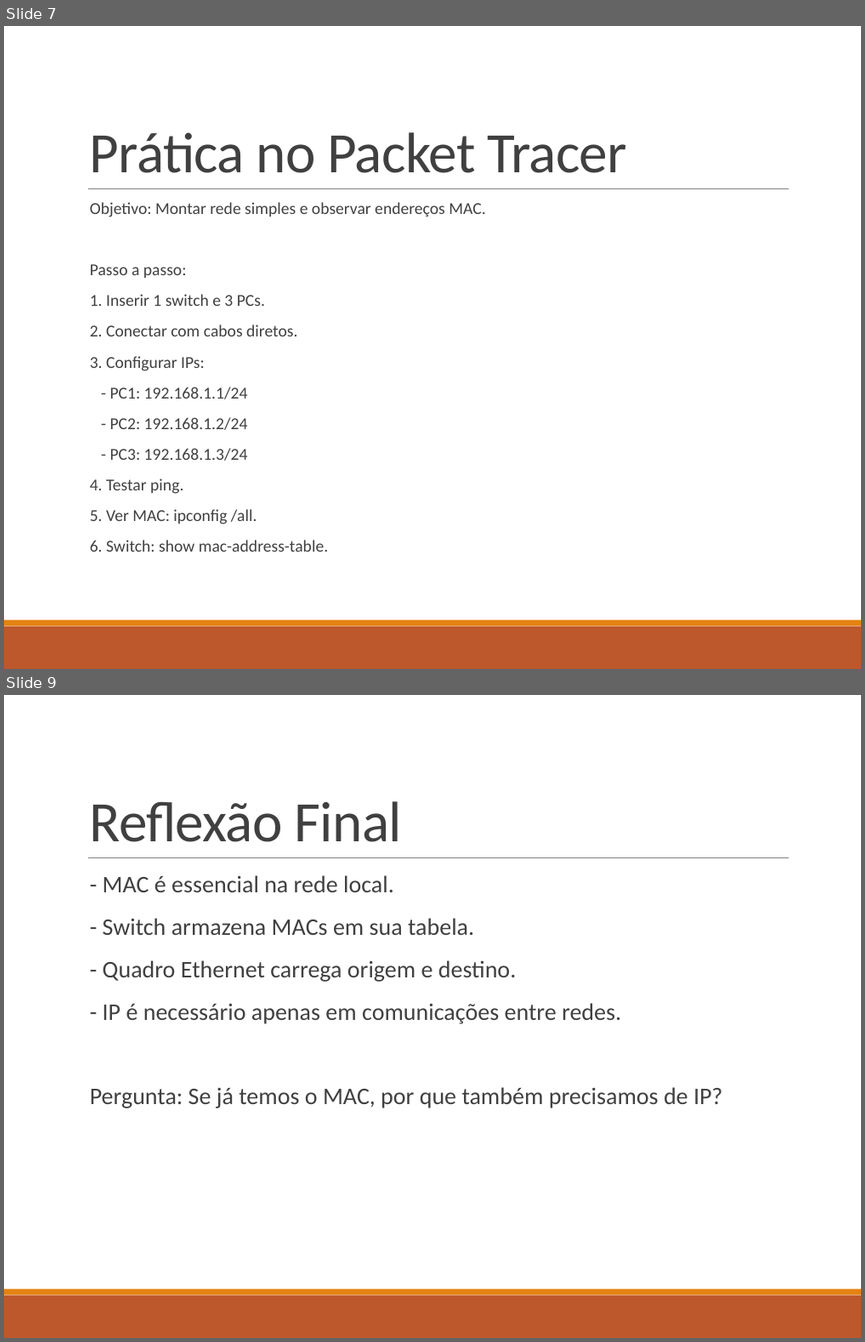
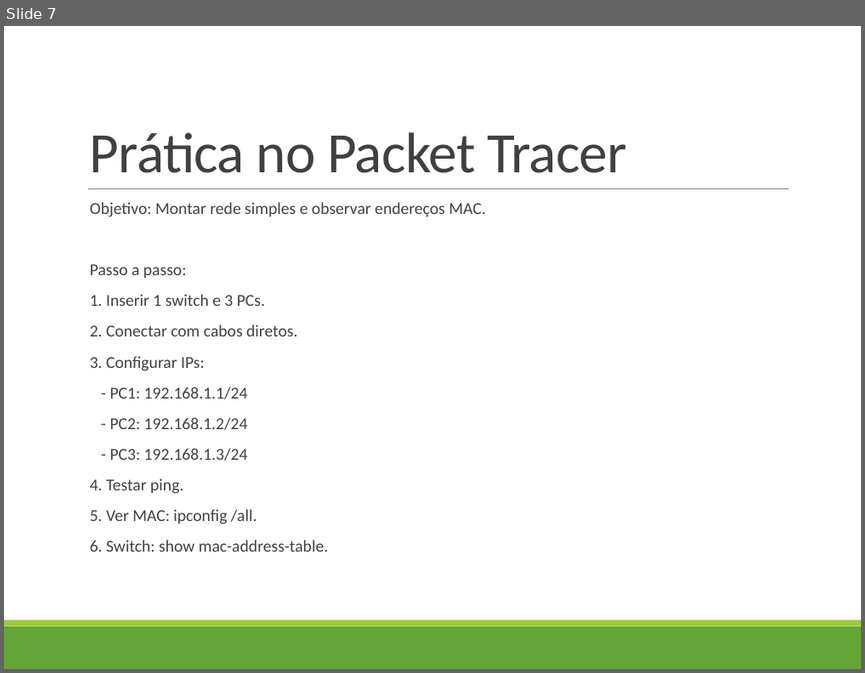
Before and after one commit to profAndreSouza/Material, a slide deck: Tecnologia da Informação e Conectividade/04-Ethernet.pptx. Shown one above the other, each under a label of ours: slides 7 and 9 before the commit, slide 7 after it; the slides between them are not shown. The pictures are 865x1342 and 865x673 pixels, drawn with LibreOffice and Linux fonts; fonts in the diff are those of the drawing. Boxes give left, top, right and bottom in pixels: in the first picture for what was removed or moved away, otherwise in the second. Text is boxed around its words. In the diff, an @@ line names an element or a change of style, - is before the commit and + after.

```diff
--- a/Tecnologia da Informação e Conectividade/04-Ethernet.pptx
+++ b/Tecnologia da Informação e Conectividade/04-Ethernet.pptx
@@ slide 9 removed at bbox=[4, 695, 861, 1338], background #FFFFFF; not listed: 3 template elements that a slide beside it also shows @@
@@ title removed at bbox=[90, 801, 402, 842] @@
-Reflexão Final
@@ text removed at bbox=[90, 875, 722, 1108] @@
-  - MAC é essencial na rede local.
-  - Switch armazena MACs em sua tabela.
-  - Quadro Ethernet carrega origem e destino.
-  - IP é necessário apenas em comunicações entre redes.
-  Pergunta: Se já temos o MAC, por que também precisamos de IP?
@@ slide 7 changed as well @@
@@ rectangle at bbox=[4, 626, 861, 669]: fill #BD582C to #63A537 @@
@@ rectangle at bbox=[4, 620, 861, 626]: fill #E48312 to #99CB38 @@
```
Also in this commit, not shown: 6 other slides changed, 2 other slides removed, 1 other file.
